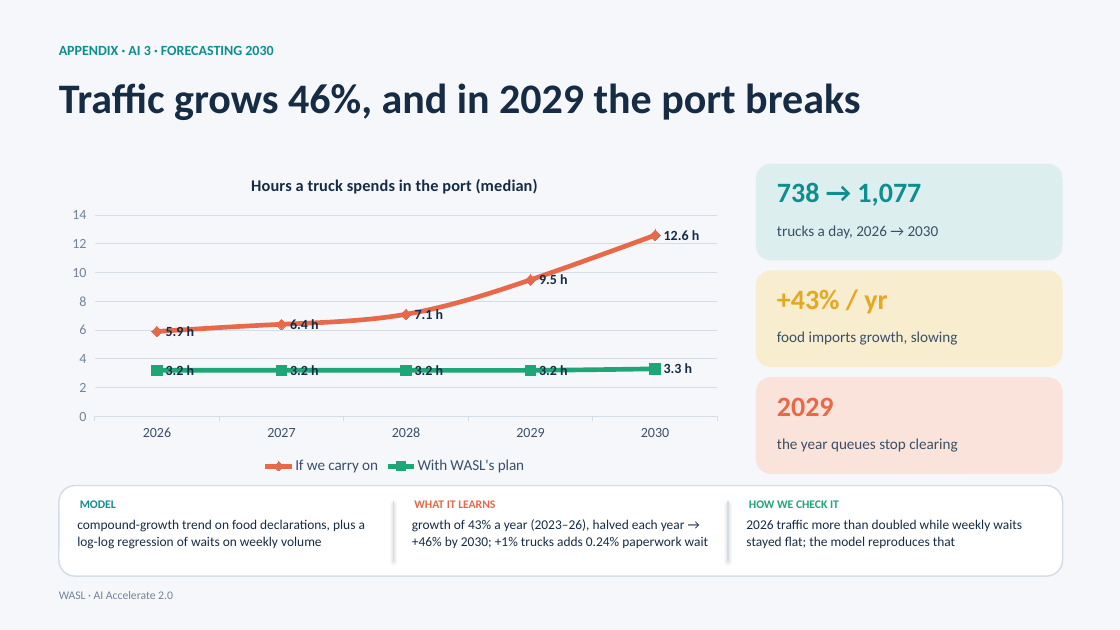
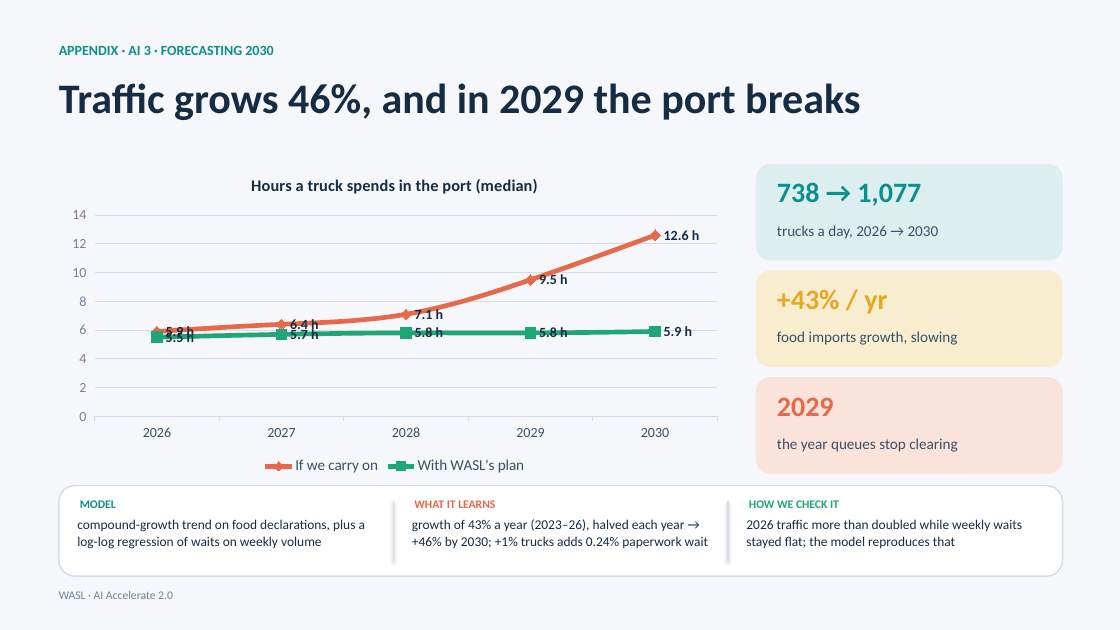
Before and after one commit to nsmahmed/abusamra, a slide deck: slide 17 of docs/pitch/WASL_AI_Accelerate_pitch.pptx (slide 15 before the commit). Drawn at 1120x630 pixels with LibreOffice and Linux fonts; fonts in the diff are those of the drawing. Boxes give left, top, right and bottom in pixels: in the first picture for what was removed or moved away, otherwise in the second. Text is boxed around its words. In the diff, an @@ line names an element or a change of style, - is before the commit and + after.

```diff
--- a/docs/pitch/WASL_AI_Accelerate_pitch.pptx
+++ b/docs/pitch/WASL_AI_Accelerate_pitch.pptx
@@ line chart at (59,160,731,479) @@
-With WASL's plan: 3.2, 3.2, 3.2, 3.2, 3.3
+With WASL's plan: 5.5, 5.7, 5.8, 5.8, 5.9
```
Also in this commit, not shown: 8 other slides changed, 2 slides added.
